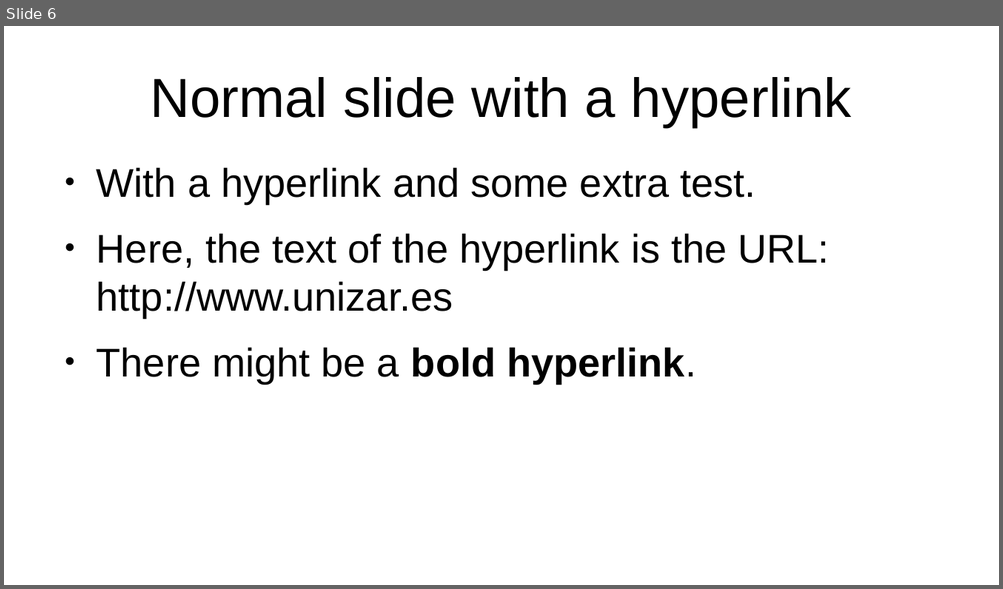
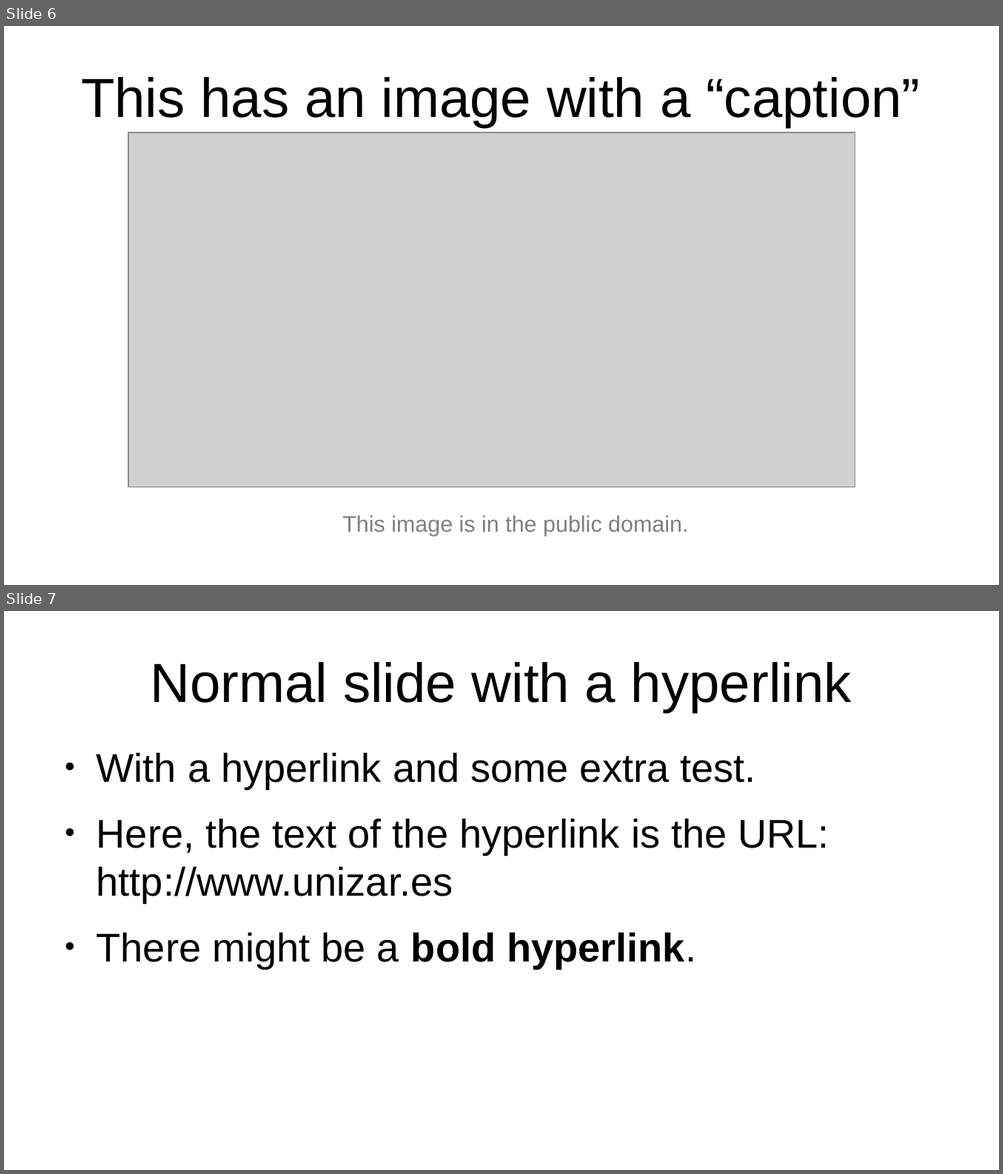
Before and after one commit to rbejar/odpmkd, a slide deck: examples/simple.odp. Shown one above the other, each under a label of ours: slide 6 before the commit, slides 6 and 7 after it. The pictures are 1003x589 and 1003x1174 pixels, drawn with LibreOffice and Linux fonts; fonts in the diff are those of the drawing; grey boxes stand for pictures. Boxes give left, top, right and bottom in pixels: in the first picture for what was removed or moved away, otherwise in the second. Text is boxed around its words. In the diff, an @@ line names an element or a change of style, - is before the commit and + after.

```diff
--- a/examples/simple.odp
+++ b/examples/simple.odp
@@ slide 6 added at (4, 26, 999, 585), background #FFFFFF @@
@@ title added at (81, 77, 920, 127), 44 pt, text #000000 @@
+This has an image with a “caption”
@@ picture added at (128, 133, 855, 488) @@
@@ text added at (342, 516, 688, 537), 18 pt, text #808080 @@
+This image is in the public domain.
@@ what was slide 6 is now slide 7 @@
```
Also in this commit, not shown: 2 other files.
